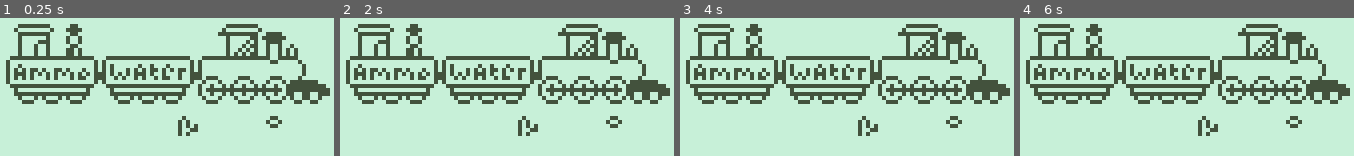
Above: before the commit, frames 1-4 (left to right).
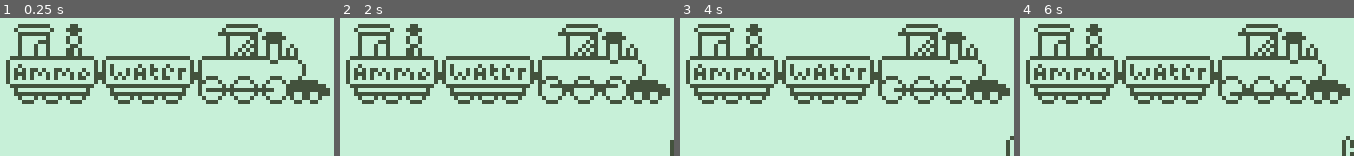
Above: after the commit, the same moments.

Repository: assertchris/game-train-trouble
Game: Godot game, scene res://nodes/screens/play-screen.tscn
Same seed, same stepped clock (60 frames per second), same inputs: the game is played once before the commit and once after it.
Inputs:
- Up to frame 1 (0.25 s): no input
- Up to frame 2 (2 s): tap Enter at 0.5 s; hold Right (ui_right) 0.53-1.28 s; tap Space at 1.25 s; hold Left (ui_left) from 1.28 s (still down)
- Up to frame 3 (4 s): release Left (ui_left) at 2.03 s; hold Right (ui_right) 2.03-3.53 s; tap Enter at 2.75 s; tap Space at 3.5 s; hold Left (ui_left) from 3.53 s (still down)
- Up to frame 4 (6 s): tap Enter at 4.25 s; tap Space at 5 s; release Left (ui_left) at 5.78 s; hold Right (ui_right) from 5.78 s (still down)

The runs differ from the first frame. In frame 1, 0.9% of the frame differs, in the area x 53-85%, y 44-86%; in frame 2, 1.7%; in frame 3, 1.1%; in frame 4, 1.8%, in the area x 53-100%, y 44-100%.

Commit message:
Fix doodad animations

Diff:
--- a/nodes/objects/cactus.tscn
+++ b/nodes/objects/cactus.tscn
@@ -2,7 +2,7 @@
 
 [ext_resource path="res://images/cactus.png" type="Texture" id=1]
 
-[node name="Cactus" type="Node2D"]
+[node name="Cactus" type="Node2D" groups=["doodad"]]
 
 [node name="Sprite" type="Sprite" parent="."]
 texture = ExtResource( 1 )
--- a/nodes/objects/dirt.tscn
+++ b/nodes/objects/dirt.tscn
@@ -2,7 +2,7 @@
 
 [ext_resource path="res://images/dirt.png" type="Texture" id=1]
 
-[node name="Dirt" type="Node2D"]
+[node name="Dirt" type="Node2D" groups=["doodad"]]
 
 [node name="Sprite" type="Sprite" parent="."]
 texture = ExtResource( 1 )
--- a/nodes/objects/rock.tscn
+++ b/nodes/objects/rock.tscn
@@ -2,7 +2,7 @@
 
 [ext_resource path="res://images/rock.png" type="Texture" id=1]
 
-[node name="Rock" type="Node2D"]
+[node name="Rock" type="Node2D" groups=["doodad"]]
 
 [node name="Sprite" type="Sprite" parent="."]
 texture = ExtResource( 1 )
--- /dev/null
+++ b/nodes/objects/wheel-bar.tscn
@@ -0,0 +1,8 @@
+[gd_scene load_steps=2 format=2]
+
+[ext_resource path="res://images/wheel-bar.png" type="Texture" id=1]
+
+[node name="WheelBar" type="Node2D"]
+
+[node name="Sprite" type="Sprite" parent="."]
+texture = ExtResource( 1 )
--- a/nodes/screens/play-screen.gd
+++ b/nodes/screens/play-screen.gd
@@ -1,5 +1,89 @@
 extends "res://nodes/screens/screen.gd"
+
+export var CactusScene : PackedScene
+export var RockScene : PackedScene
+export var DirtScene : PackedScene
+
+var is_playing := true
+var velocity := 0
+var acceleration := 5
+var max_speed := 150
+var start_wait_time := 2.0
+var decrease_wait_time_by := 0.01
+var wheel_bar_state : int = WHEEL_BAR_STATES.ONE
+var remaining_doodad_timeout_ticks := 0
+var additional_doodad_timeout_ticks := 40
+
+enum WHEEL_BAR_STATES {
+	ONE,
+	TWO,
+	THREE,
+	FOUR,
+}
+
+onready var _wheel_bar_timer := $WheelBarTimer
+onready var _wheel_bar := $WheelBar
+onready var _doodad_positions := $DoodadPositions
+onready var _doodads := $Doodads
+
+func _ready() -> void:
+	randomize()
+	_wheel_bar_timer.wait_time = start_wait_time
 
 func _process(delta: float) -> void:
 	for child in get_children():
-		child.global_position.x = round(child.global_position.x)
+		if child is Node2D:
+			child.global_position.x = round(child.global_position.x)
+
+func _on_WheelBarTimer_timeout() -> void:
+	_wheel_bar_timer.wait_time = start_wait_time - (velocity * decrease_wait_time_by)
+	velocity = clamp(velocity + acceleration, 0, max_speed)
+
+	animate_wheel_bar()
+
+	remaining_doodad_timeout_ticks = clamp(remaining_doodad_timeout_ticks - 1, 0, additional_doodad_timeout_ticks)
+
+	for child in _doodads.get_children():
+		if child is Node2D:
+			if child.is_in_group("doodad"):
+				child.global_position.x -= 1
+
+func animate_wheel_bar() -> void:
+	match wheel_bar_state:
+		WHEEL_BAR_STATES.ONE:
+			_wheel_bar.global_position.x += 1
+			_wheel_bar.global_position.y -= 1
+			wheel_bar_state = WHEEL_BAR_STATES.TWO
+		WHEEL_BAR_STATES.TWO:
+			_wheel_bar.global_position.x += 1
+			_wheel_bar.global_position.y += 1
+			wheel_bar_state = WHEEL_BAR_STATES.THREE
+		WHEEL_BAR_STATES.THREE:
+			_wheel_bar.global_position.x -= 1
+			_wheel_bar.global_position.y += 1
+			wheel_bar_state = WHEEL_BAR_STATES.FOUR
+		WHEEL_BAR_STATES.FOUR:
+			_wheel_bar.global_position.x -= 1
+			_wheel_bar.global_position.y -= 1
+			wheel_bar_state = WHEEL_BAR_STATES.ONE
+
+func _on_DoodadSpawnTimer_timeout() -> void:
+	spawn_doodad()
+
+func spawn_doodad() -> void:
+	if rand_range(0.0, 1.0) > 0.9 and remaining_doodad_timeout_ticks == 0:
+		var doodad = null
+
+		if rand_range(0.0, 1.0) <= 0.3:
+			doodad = CactusScene.instance()
+		elif rand_range(0.0, 1.0) <= 0.6:
+			doodad = RockScene.instance()
+		else:
+			doodad = DirtScene.instance()
+
+		_doodads.add_child(doodad)
+
+		var i = randi() % _doodad_positions.get_child_count()
+		doodad.global_position = _doodad_positions.get_children()[i].global_position
+
+		remaining_doodad_timeout_ticks += additional_doodad_timeout_ticks
--- a/nodes/screens/play-screen.tscn
+++ b/nodes/screens/play-screen.tscn
@@ -6,6 +6,8 @@
 [ext_resource path="res://nodes/objects/player.tscn" type="PackedScene" id=4]
 [ext_resource path="res://nodes/objects/rock.tscn" type="PackedScene" id=5]
 [ext_resource path="res://nodes/objects/cactus.tscn" type="PackedScene" id=6]
+[ext_resource path="res://nodes/objects/wheel-bar.tscn" type="PackedScene" id=7]
+[ext_resource path="res://nodes/objects/dirt.tscn" type="PackedScene" id=8]
 
 [sub_resource type="RectangleShape2D" id=1]
 extents = Vector2( 1, 12 )
@@ -15,20 +17,11 @@
 
 [node name="PlayScreen" instance=ExtResource( 1 )]
 script = ExtResource( 2 )
+CactusScene = ExtResource( 6 )
+RockScene = ExtResource( 5 )
+DirtScene = ExtResource( 8 )
 
-[node name="Train" parent="." index="0" instance=ExtResource( 3 )]
-position = Vector2( 42.5, 25 )
-
-[node name="Player" parent="." index="1" instance=ExtResource( 4 )]
-position = Vector2( 19, 19 )
-
-[node name="Cactus" parent="." index="2" instance=ExtResource( 6 )]
-position = Vector2( 48, 41 )
-
-[node name="Rock" parent="." index="3" instance=ExtResource( 5 )]
-position = Vector2( 69, 40 )
-
-[node name="LeftWall" type="StaticBody2D" parent="." index="4"]
+[node name="LeftWall" type="StaticBody2D" parent="." index="0"]
 position = Vector2( 7, 12 )
 
 [node name="Collider" type="CollisionShape2D" parent="LeftWall" index="0"]
@@ -37,7 +30,7 @@
 "_edit_lock_": true
 }
 
-[node name="Right Wall" type="StaticBody2D" parent="." index="5"]
+[node name="Right Wall" type="StaticBody2D" parent="." index="1"]
 position = Vector2( 60, 12 )
 
 [node name="Collider" type="CollisionShape2D" parent="Right Wall" index="0"]
@@ -45,3 +38,45 @@
 __meta__ = {
 "_edit_lock_": true
 }
+
+[node name="DoodadPositions" type="Node2D" parent="." index="2"]
+
+[node name="Position1" type="Position2D" parent="DoodadPositions" index="0"]
+position = Vector2( 87, 42 )
+
+[node name="Position2" type="Position2D" parent="DoodadPositions" index="1"]
+position = Vector2( 87, 43 )
+
+[node name="Position3" type="Position2D" parent="DoodadPositions" index="2"]
+position = Vector2( 87, 44 )
+
+[node name="Position4" type="Position2D" parent="DoodadPositions" index="3"]
+position = Vector2( 87, 45 )
+
+[node name="Position5" type="Position2D" parent="DoodadPositions" index="4"]
+position = Vector2( 87, 46 )
+
+[node name="Position6" type="Position2D" parent="DoodadPositions" index="5"]
+position = Vector2( 87, 47 )
+
+[node name="Doodads" type="Node2D" parent="." index="3"]
+
+[node name="Train" parent="." index="4" instance=ExtResource( 3 )]
+position = Vector2( 42.5, 25 )
+
+[node name="WheelBar" parent="." index="5" instance=ExtResource( 7 )]
+position = Vector2( 61, 32 )
+
+[node name="Player" parent="." index="6" instance=ExtResource( 4 )]
+position = Vector2( 19, 19 )
+
+[node name="WheelBarTimer" type="Timer" parent="." index="7"]
+wait_time = 2.0
+autostart = true
+
+[node name="DoodadSpawnTimer" type="Timer" parent="." index="8"]
+wait_time = 0.5
+autostart = true
+
+[connection signal="timeout" from="WheelBarTimer" to="." method="_on_WheelBarTimer_timeout"]
+[connection signal="timeout" from="DoodadSpawnTimer" to="." method="_on_DoodadSpawnTimer_timeout"]
Binary file changed: images/train.png
Binary file added: images/wheel-bar.png
Not shown, added: images/wheel-bar.png.import
Not shown: 1 places in nodes/screens/play-screen.tscn that only renumber resources
